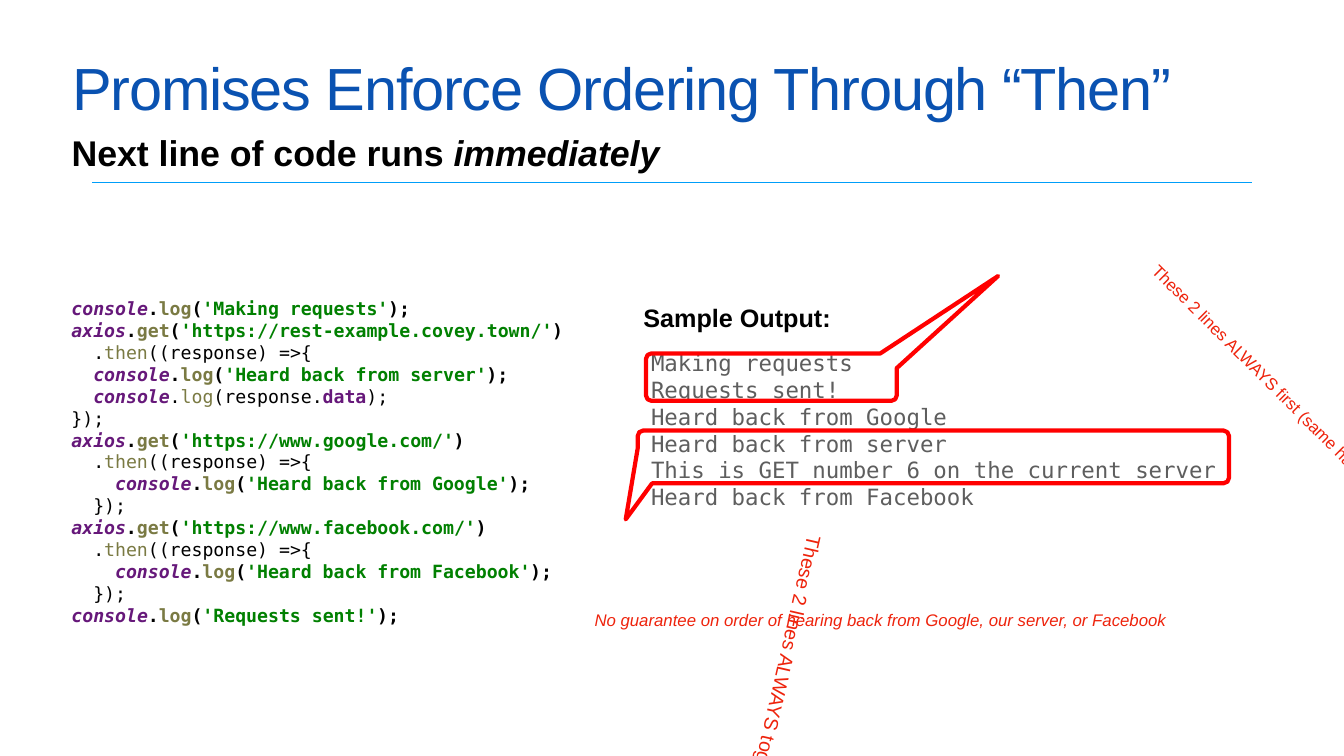
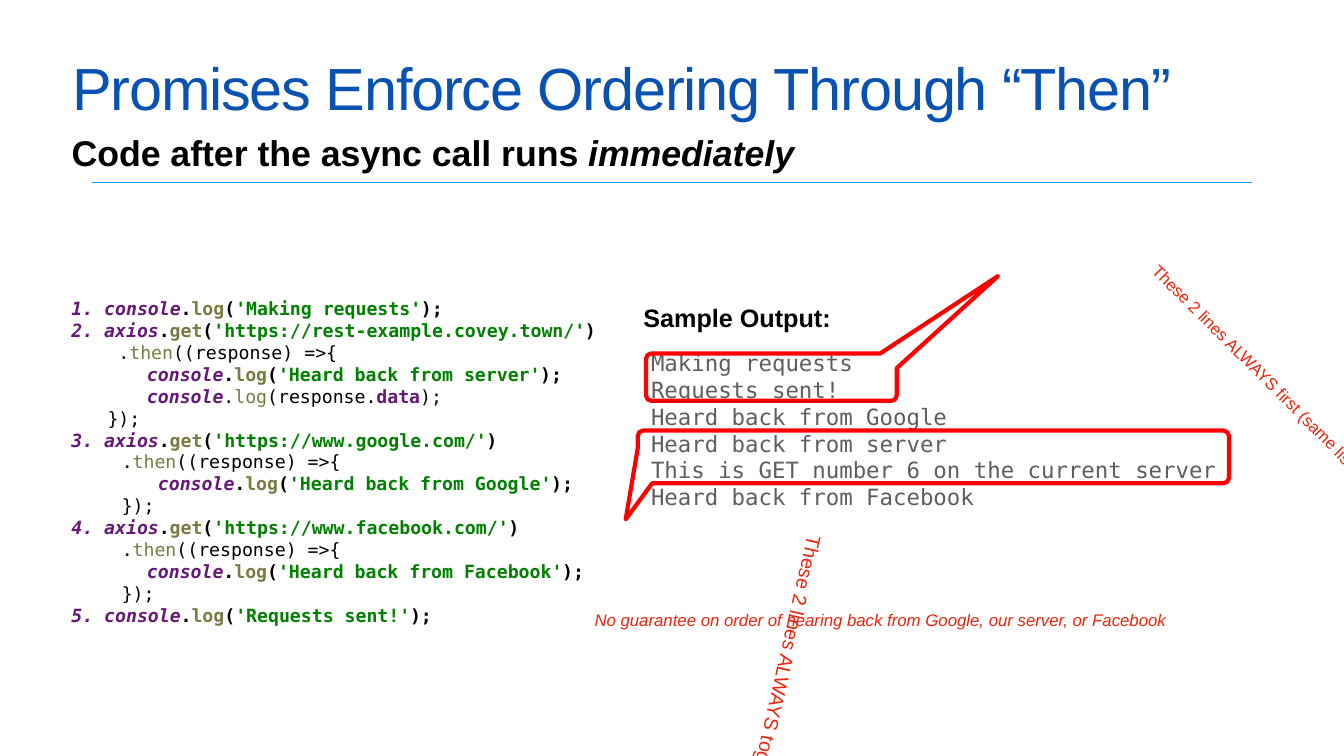
Before and after one commit to neu-se/CS4530-Spring-2022, a slide deck: slide 4 of Slides/Lesson 4.2 Asynchronous Programming.pptx. Drawn at 1344x756 pixels with LibreOffice and Linux fonts; fonts in the diff are those of the drawing. Boxes give left, top, right and bottom in pixels: in the first picture for what was removed or moved away, otherwise in the second. Text is boxed around its words. In the diff, an @@ line names an element or a change of style, - is before the commit and + after.

```diff
--- a/Slides/Lesson 4.2 Asynchronous Programming.pptx
+++ b/Slides/Lesson 4.2 Asynchronous Programming.pptx
@@ text at <box>72,140,794,173</box>: text changed @@
-Next line of code runs immediately
+Code after the async call runs immediately
@@ text at <box>71,301,596,341</box>: text changed @@
-console.log('Making requests');
-axios.get('https://rest-example.covey.town/')
+1. console.log('Making requests');
+2. axios.get('https://rest-example.covey.town/')
@@ text at <box>71,432,497,451</box>: text changed @@
-axios.get('https://www.google.com/')
+3. axios.get('https://www.google.com/')
@@ text at <box>71,520,519,538</box>: text changed @@
-axios.get('https://www.facebook.com/')
+4. axios.get('https://www.facebook.com/')
@@ text at <box>71,608,432,626</box>: text changed @@
-console.log('Requests sent!');
+5. console.log('Requests sent!');
```
Also in this commit, not shown: 2 other slides changed, 3 slides added, 1 other file.
